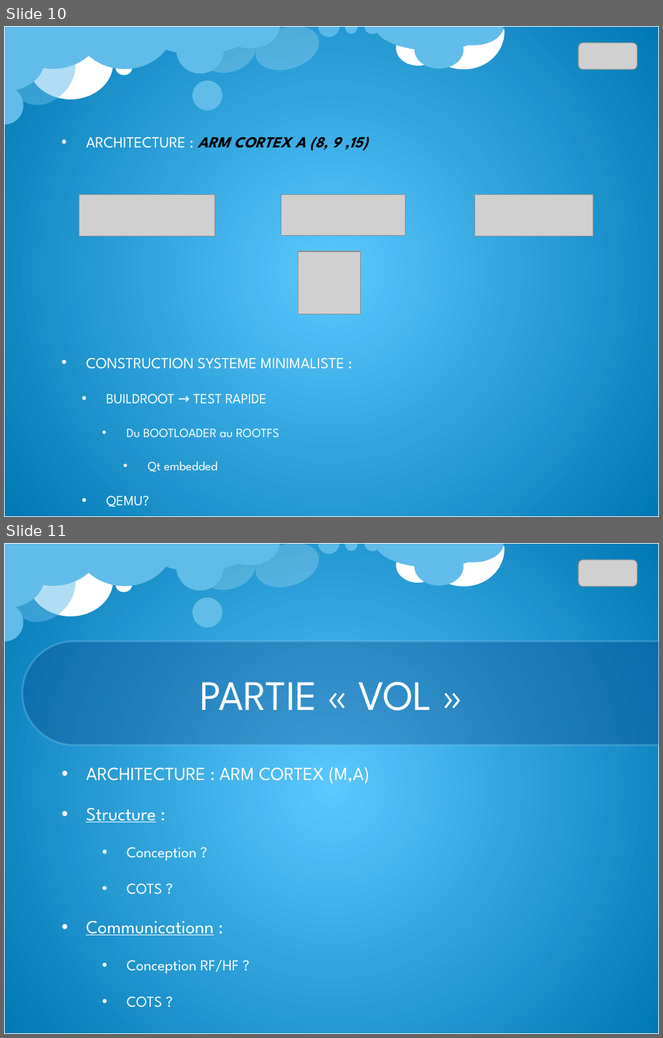
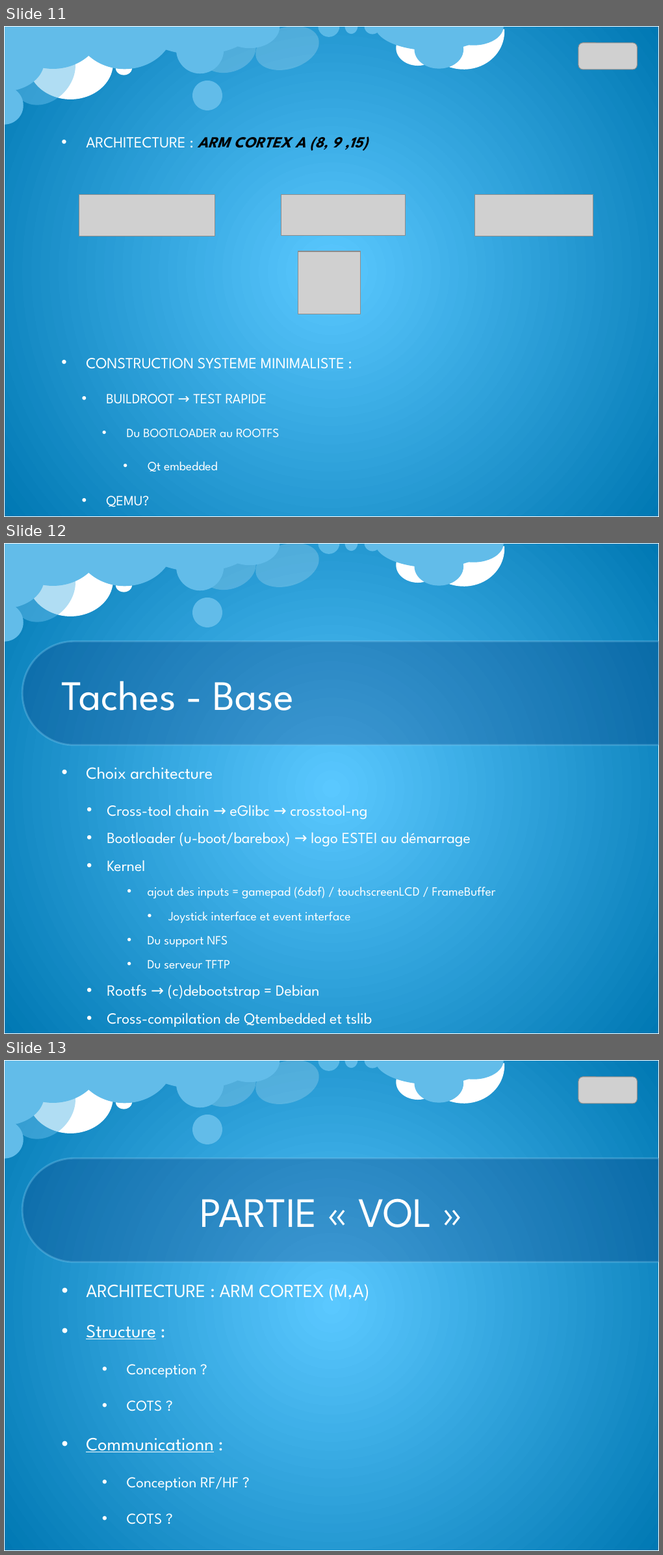
Before and after one commit to Qt-Widgets/PROJET_Drone, a slide deck: cr/CR_lundi_23_09_13.pptx. Shown one above the other, each under a label of ours: slides 10 and 11 before the commit, slides 11, 12 and 13 after it. The pictures are 663x1038 and 663x1555 pixels, drawn with LibreOffice and Linux fonts; fonts in the diff are those of the drawing; grey boxes stand for pictures; background and template pictures are left out. Boxes give left, top, right and bottom in pixels: in the first picture for what was removed or moved away, otherwise in the second. Text is boxed around its words. In the diff, an @@ line names an element or a change of style, - is before the commit and + after.

```diff
--- a/cr/CR_lundi_23_09_13.pptx
+++ b/cr/CR_lundi_23_09_13.pptx
@@ slide 12 added at box(4, 543, 659, 1034), background picture (left out); not listed: 23 template elements that a slide beside it also shows @@
@@ title added at box(62, 681, 293, 711), 46 pt, text #FFFFFF @@
+Taches - Base
@@ text added at box(86, 767, 496, 1027), 17.1 pt, text #FFFFFF @@
+• Choix architecture
+  • Cross-tool chain → eGlibc → crosstool-ng
+  • Bootloader (u-boot/barebox) → logo ESTEI au démarrage
+  • Kernel
+      • ajout des inputs = gamepad (6dof) / touchscreenLCD / FrameBuffer
+        • Joystick interface et event interface
+      • Du support NFS
+      • Du serveur TFTP
+  • Rootfs → (c)debootstrap = Debian
+  • Cross-compilation de Qtembedded et tslib
@@ what was slide 10 is now slide 11 @@
@@ what was slide 11 is now slide 13 @@
```
Also in this commit, not shown: 2 slides changed, 3 other slides added, 1 slide removed, 1 other file.
